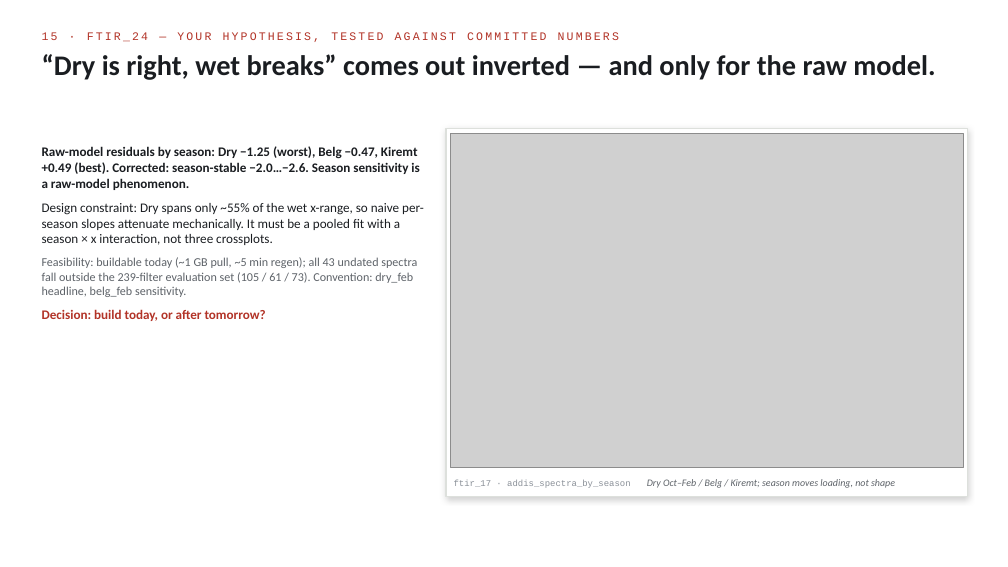
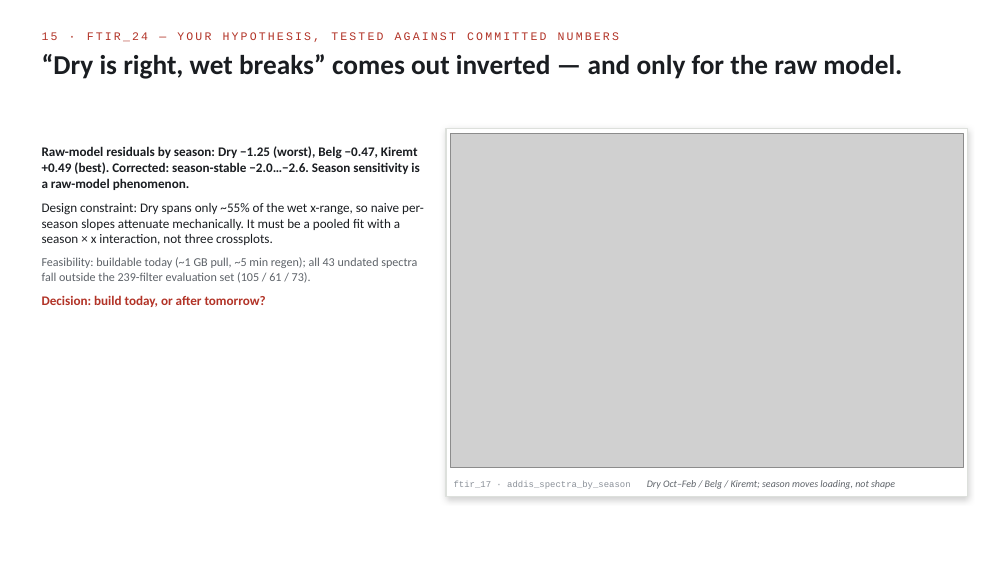
Before and after one commit to ahzs645/aethmodular, a slide deck: slide 17 of research/ftir_ec_phase3/deliverables/ann_briefing_2026-08-12.pptx. Drawn at 1008x567 pixels with LibreOffice and Linux fonts; fonts in the diff are those of the drawing; grey boxes stand for pictures. Boxes give left, top, right and bottom in pixels: in the first picture for what was removed or moved away, otherwise in the second. Text is boxed around its words. In the diff, an @@ line names an element or a change of style, - is before the commit and + after.

```diff
--- a/research/ftir_ec_phase3/deliverables/ann_briefing_2026-08-12.pptx
+++ b/research/ftir_ec_phase3/deliverables/ann_briefing_2026-08-12.pptx
@@ text "“Dry is right, wet breaks” ..." at [42,54,902,79]: size 27 to 26 pt @@
@@ text at [42,257,417,283]: text changed @@
-Feasibility: buildable today (~1 GB pull, ~5 min regen); all 43 undated spectra fall outside the 239-filter evaluation set (105 / 61 / 73). Convention: dry_feb headline, belg_feb sensitivity.
+Feasibility: buildable today (~1 GB pull, ~5 min regen); all 43 undated spectra fall outside the 239-filter evaluation set (105 / 61 / 73).
```
Also in this commit, not shown: 17 other slides changed, 1 other file.
